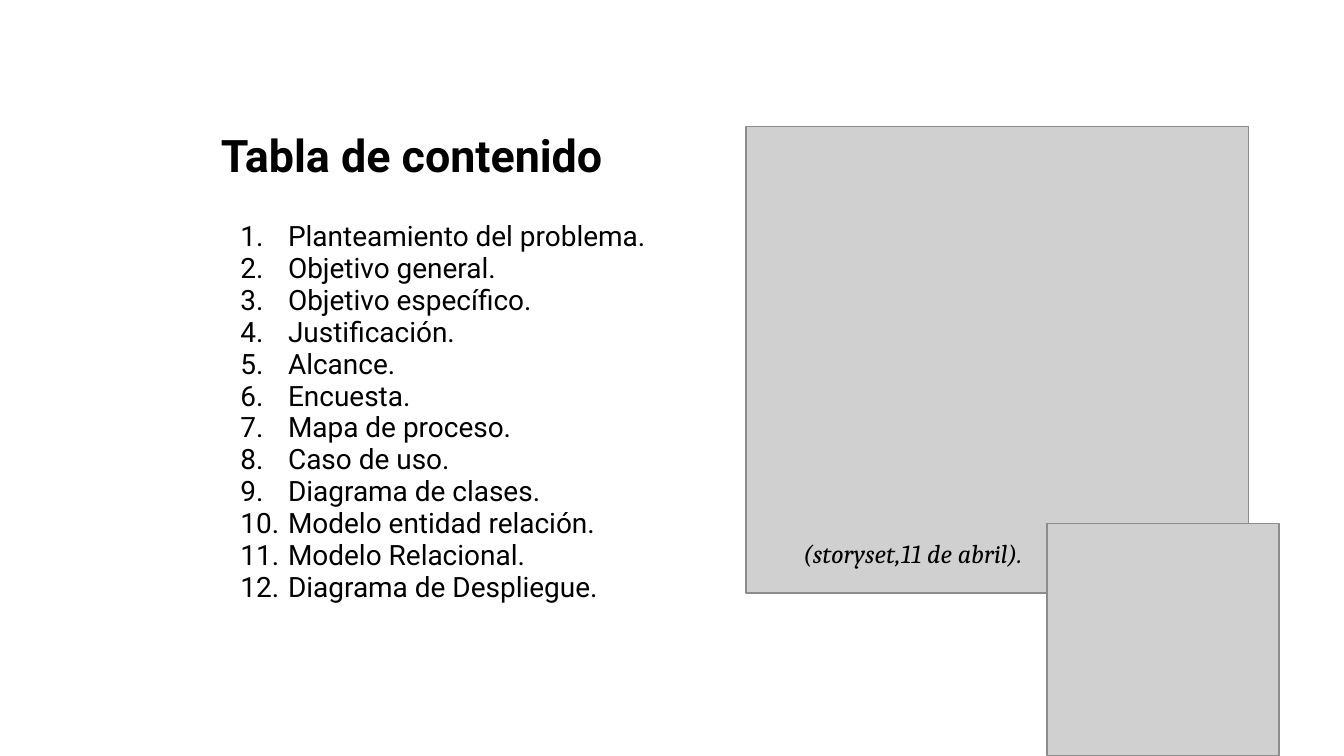
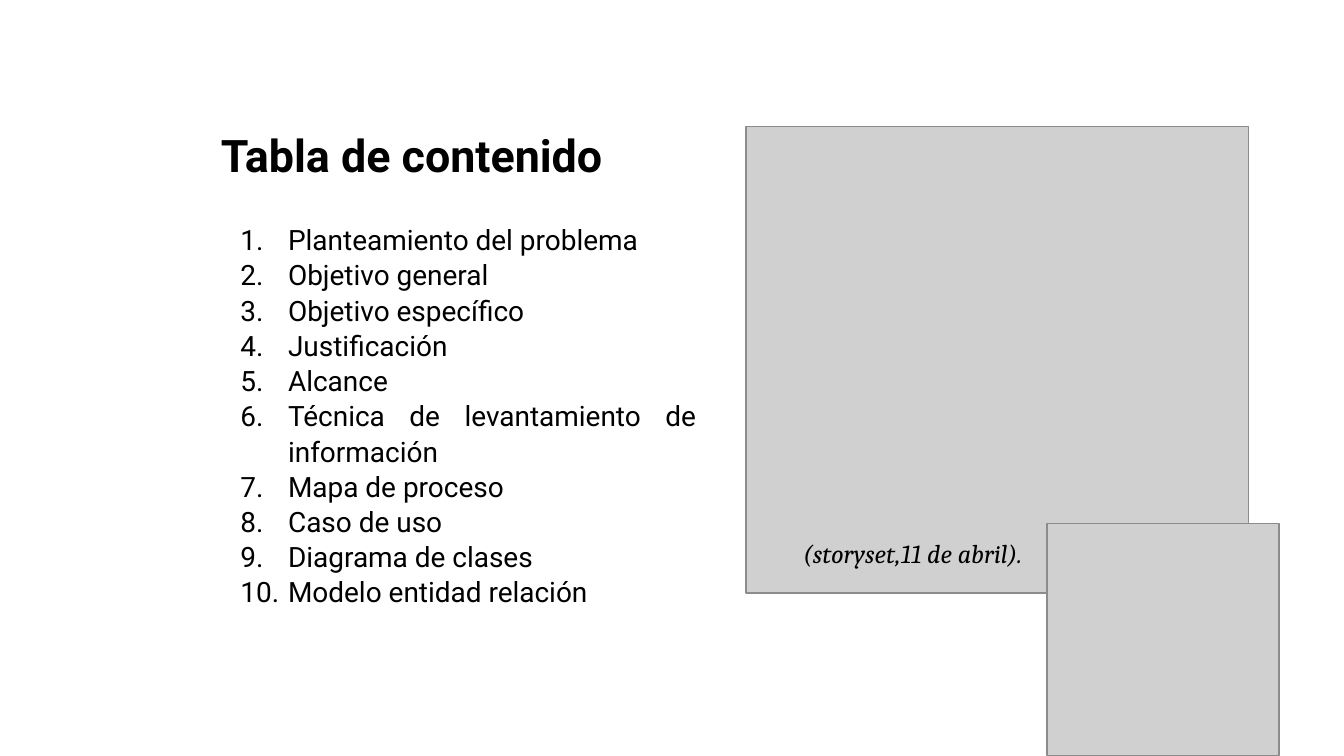
Before and after one commit to Azbanedit/azban-sb, a slide deck: slide 2 of DOCS/TRIMESTRE I/Presentación diapositivas azban.pptx. Drawn at 1344x756 pixels with LibreOffice and Linux fonts; fonts in the diff are those of the drawing; grey boxes stand for pictures; background and template pictures are left out. Boxes give left, top, right and bottom in pixels: in the first picture for what was removed or moved away, otherwise in the second. Text is boxed around its words. In the diff, an @@ line names an element or a change of style, - is before the commit and + after.

```diff
--- a/DOCS/TRIMESTRE I/Presentación diapositivas azban.pptx
+++ b/DOCS/TRIMESTRE I/Presentación diapositivas azban.pptx
@@ text at (288,229,696,603): text changed @@
-1. Planteamiento del problema.
-2. Objetivo general.
-3. Objetivo específico.
-4. Justificación.
-5. Alcance.
-6. Encuesta.
-7. Mapa de proceso.
-8. Caso de uso.
-9. Diagrama de clases.
-10. Modelo entidad relación.
-11. Modelo Relacional.
-12. Diagrama de Despliegue.
+1. Planteamiento del problema
+2. Objetivo general
+3. Objetivo específico
+4. Justificación
+5. Alcance
+6. Técnica de levantamiento de información
+7. Mapa de proceso
+8. Caso de uso
+9. Diagrama de clases
+10. Modelo entidad relación
```
Also in this commit, not shown: 3 other slides changed, 2 slides added, 34 slides removed, 3 other files.
